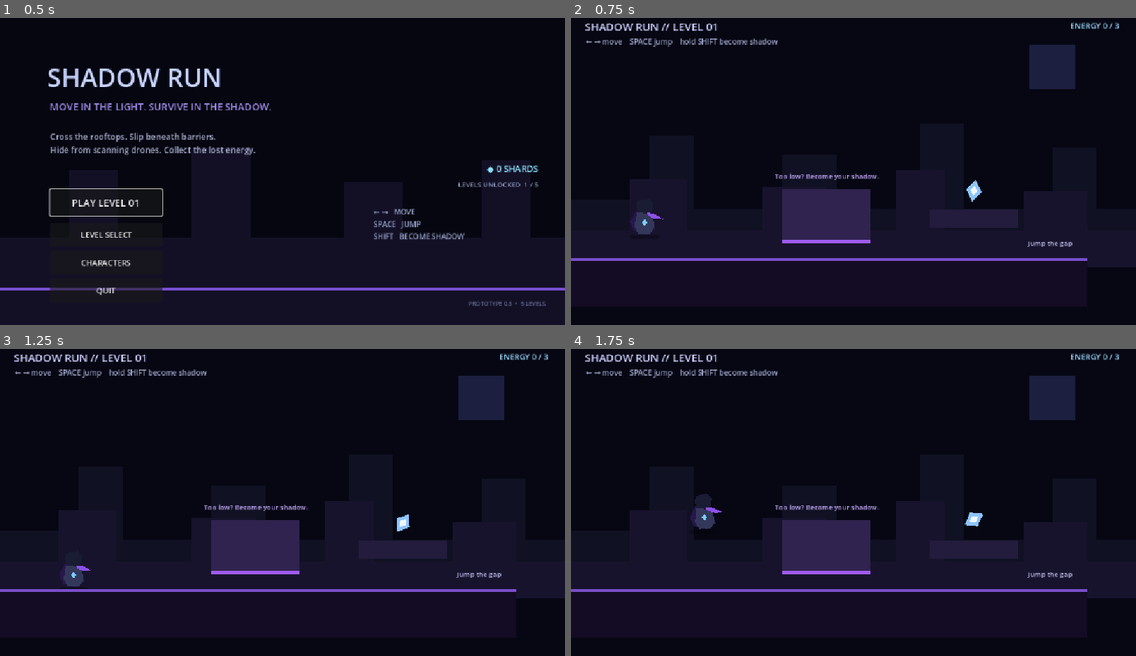
Above: before the commit, frames 1-4 (two rows, left to right).
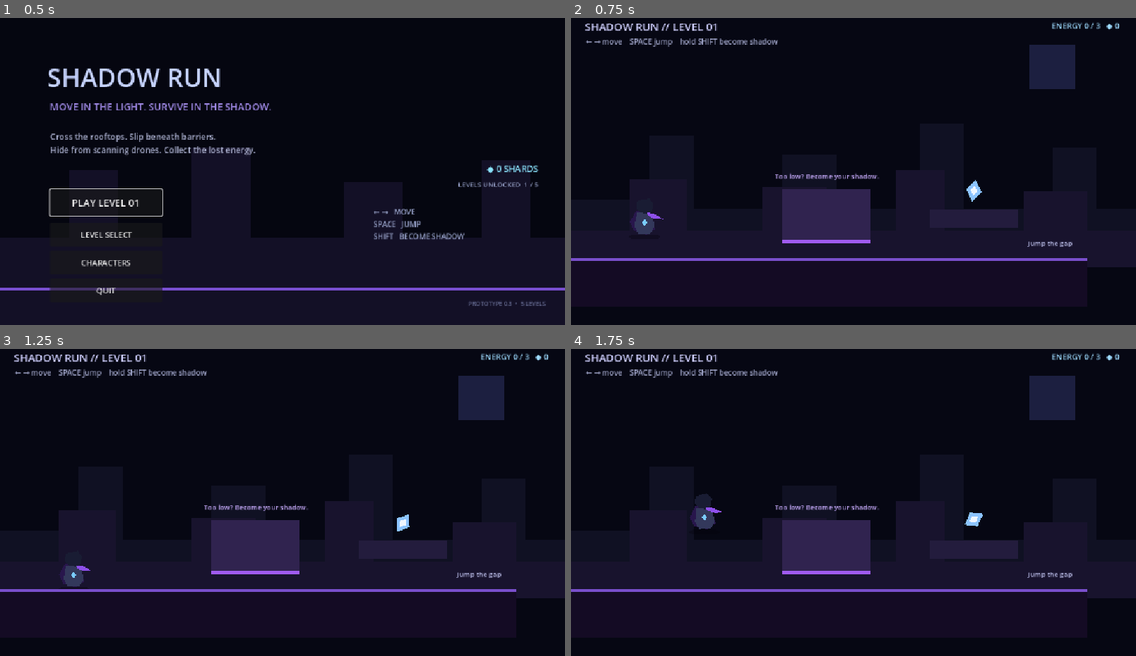
Above: after the commit, the same moments.

Repository: Yass29/shadow-run
Game: Godot game, scene res://main_menu.tscn
Two runs of this game, one before a commit and one after it. Both use one fixed random seed, a clock stepped at 60 frames per second and the inputs below.
Inputs:
- Up to frame 1 (0.5 s): no input
- Up to frame 2 (0.75 s): click "PLAY LEVEL 01" at 0.5 s
- Up to frame 3 (1.25 s): no input
- Up to frame 4 (1.75 s): tap Enter (ui_accept) at 1.25, 1.52 s; hold Right (ui_right) from 1.28 s (still down); tap R at 1.35 s

Frame 1 is identical in both runs. In frame 2, 0.2% of the frame differs, in the area x 85-98%, y 1-4%; in frame 3, 0.2%; in frame 4, 0.2%.

Commit message:
Show shard wallet in level1.gd

Diff:
--- a/level1.gd
+++ b/level1.gd
@@ -27,7 +27,7 @@
 	update_fragment_counter()
 
 func update_fragment_counter() -> void:
-	fragment_counter.text = "ENERGY %d / 3" % fragments
+	fragment_counter.text = "ENERGY %d / 3   ◆ %d" % [fragments, GameState.shadow_shards]
 
 func respawn_player(message: String = "Detected.") -> void:
 	if respawning:
